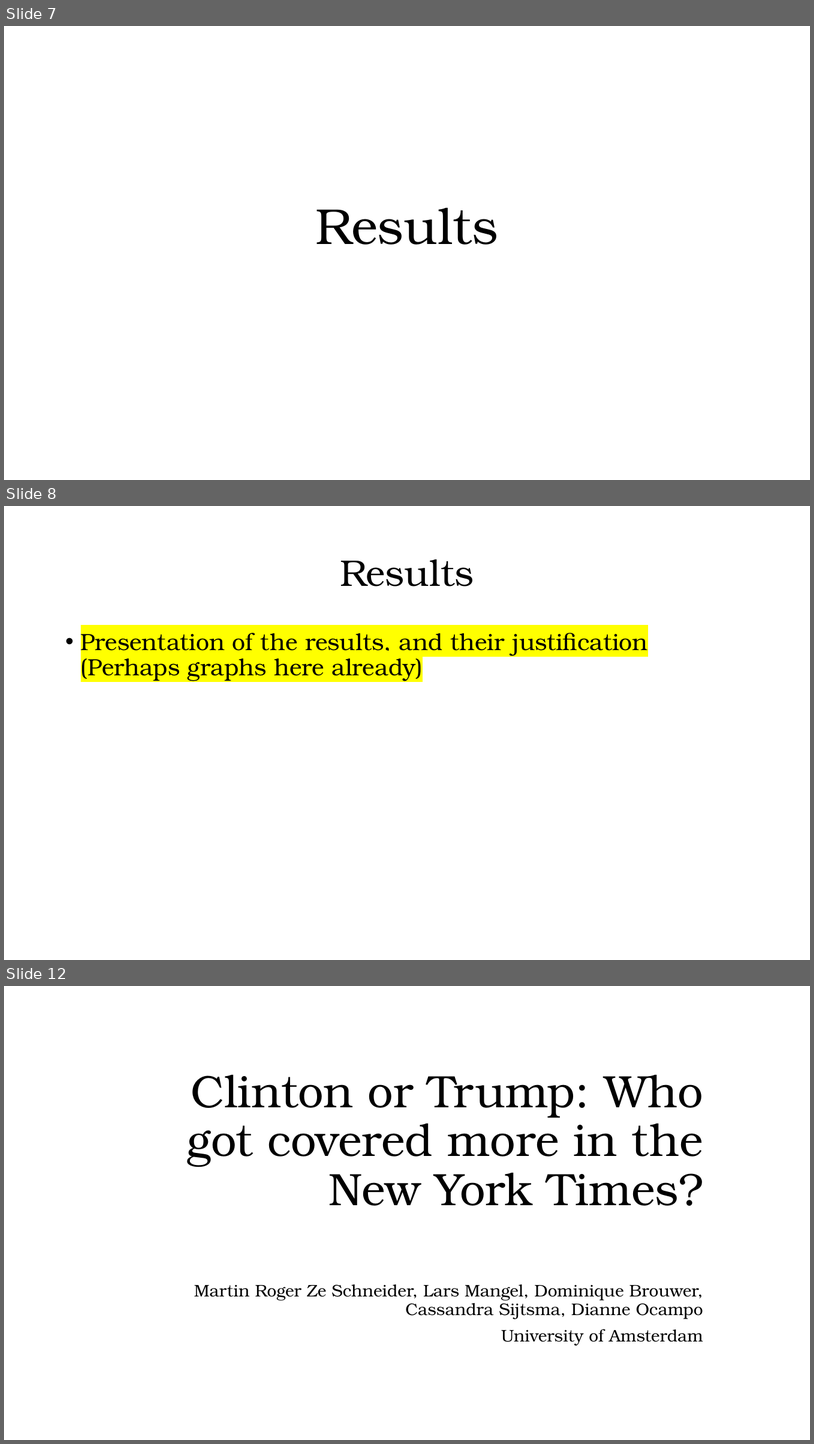
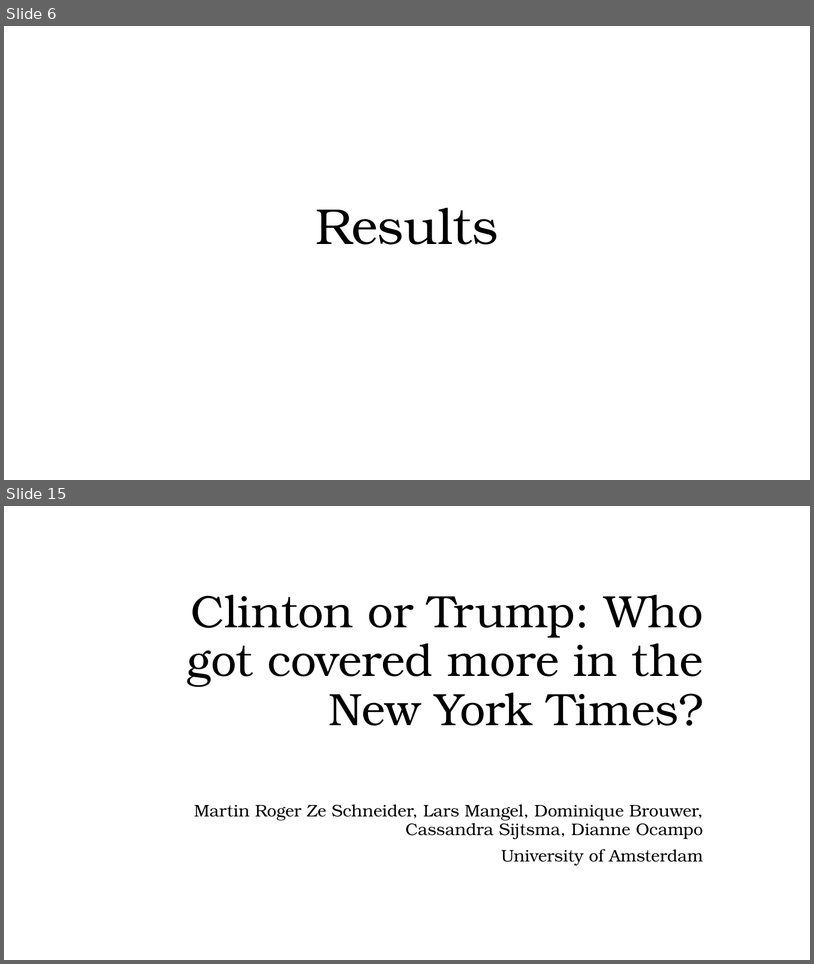
Before and after one commit to dnnocampo/PortfolioOtD, a slide deck: Powerpoint - Frequency Clinton and Trump.pptx. Shown one above the other, each under a label of ours: slides 7, 8 and 12 before the commit, slides 6 and 15 after it; the slides between them are not shown. The pictures are 814x1444 and 814x964 pixels, drawn with LibreOffice and Linux fonts; fonts in the diff are those of the drawing. Boxes give left, top, right and bottom in pixels: in the first picture for what was removed or moved away, otherwise in the second. Text is boxed around its words. In the diff, an @@ line names an element or a change of style, - is before the commit and + after.

```diff
--- a/Powerpoint - Frequency Clinton and Trump.pptx
+++ b/Powerpoint - Frequency Clinton and Trump.pptx
@@ slide 8 removed at box(4, 506, 810, 960), background #FFFFFF @@
@@ title removed at box(340, 559, 474, 586) @@
-Results
@@ text removed at box(81, 633, 648, 681) @@
-• Presentation of the results, and their justification (Perhaps graphs here already)
@@ what was slide 7 is now slide 6 @@
@@ what was slide 12 is now slide 15 @@
```
Also in this commit, not shown: 4 slides changed, 7 slides added, 3 other slides removed.
